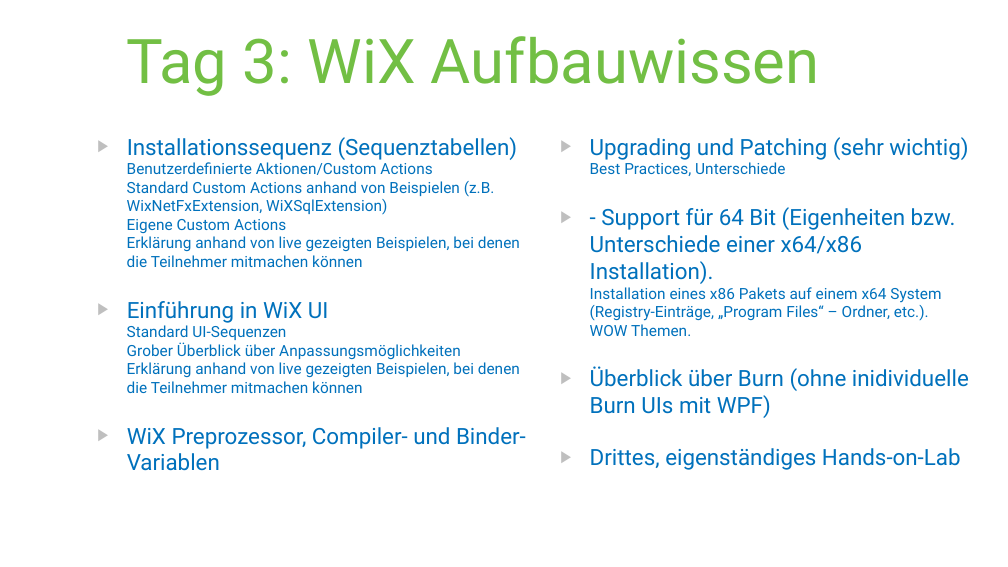
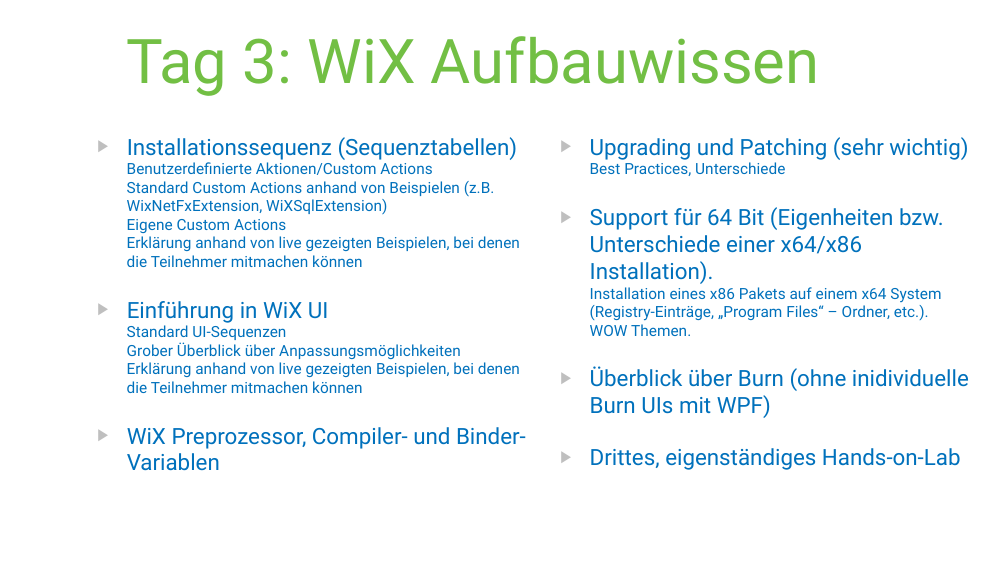
Before and after one commit to rstropek/Samples, a slide deck: slide 5 of WiXSamples/Slides/WiX - Installer Framework.pptx. Drawn at 1008x567 pixels with LibreOffice and Linux fonts; fonts in the diff are those of the drawing. Boxes give left, top, right and bottom in pixels: in the first picture for what was removed or moved away, otherwise in the second. Text is boxed around its words. In the diff, an @@ line names an element or a change of style, - is before the commit and + after.

Commit message:
Updates slides

```diff
--- a/WiXSamples/Slides/WiX - Installer Framework.pptx
+++ b/WiXSamples/Slides/WiX - Installer Framework.pptx
@@ text at (590,207,944,284): text changed @@
-▶ - Support für 64 Bit (Eigenheiten bzw. Unterschiede einer x64/x86 Installation).
+▶ Support für 64 Bit (Eigenheiten bzw. Unterschiede einer x64/x86 Installation).
```
